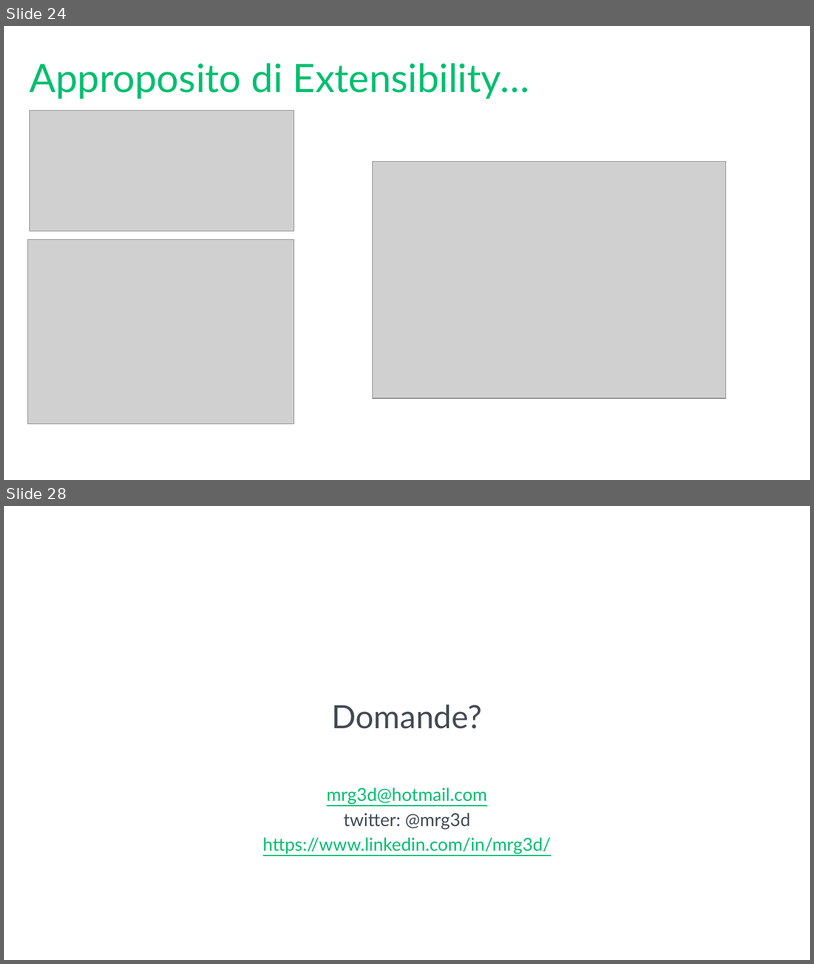
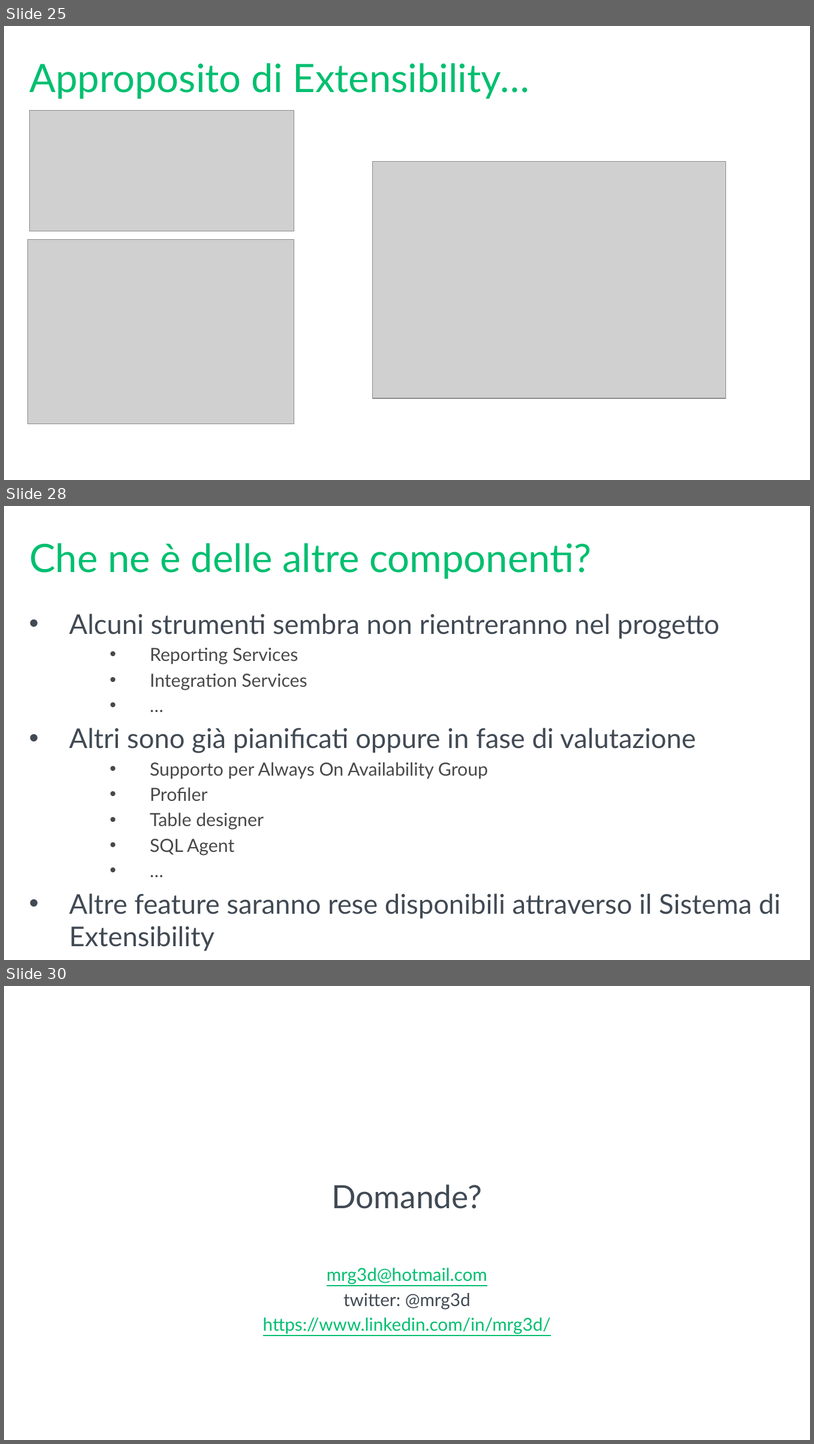
Before and after one commit to mrg3d/demo-opsstudio-repo, a slide deck: Introducing SQL Operations Studio.pptx. Shown one above the other, each under a label of ours: slides 24 and 28 before the commit, slides 25, 28 and 30 after it; the slides between them are not shown. The pictures are 814x964 and 814x1444 pixels, drawn with LibreOffice and Linux fonts; fonts in the diff are those of the drawing; grey boxes stand for pictures; background and template pictures are left out. Boxes give left, top, right and bottom in pixels: in the first picture for what was removed or moved away, otherwise in the second. Text is boxed around its words. In the diff, an @@ line names an element or a change of style, - is before the commit and + after.

```diff
--- a/Introducing SQL Operations Studio.pptx
+++ b/Introducing SQL Operations Studio.pptx
@@ slide 28 added at box(4, 506, 810, 960), background #FFFFFF @@
@@ title added at box(29, 543, 591, 579), 44 pt, text #00BF6F @@
+Che ne è delle altre componenti?
@@ text added at box(69, 613, 781, 918), 30.6 pt, text #414A54 @@
+• Alcuni strumenti sembra non rientreranno nel progetto
+    • Reporting Services
+    • Integration Services
+    • …
+• Altri sono già pianificati oppure in fase di valutazione
+    • Supporto per Always On Availability Group
+    • Profiler
+    • Table designer
+    • SQL Agent
+    • …
+• Altre feature saranno rese disponibili attraverso il Sistema di Extensibility
@@ what was slide 24 is now slide 25 @@
@@ what was slide 28 is now slide 30 @@
```
Also in this commit, not shown: 4 slides changed, 2 other slides added, 1 slide removed.
